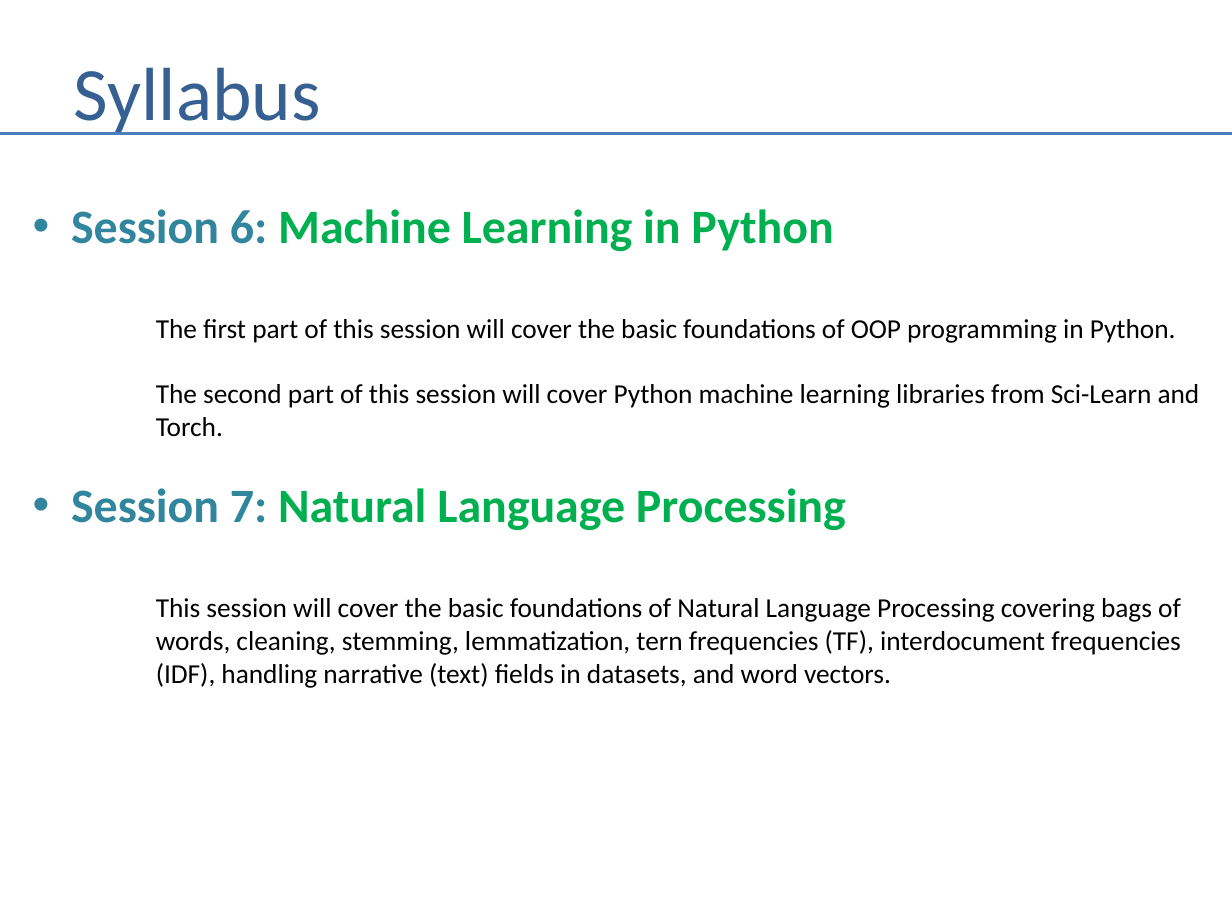
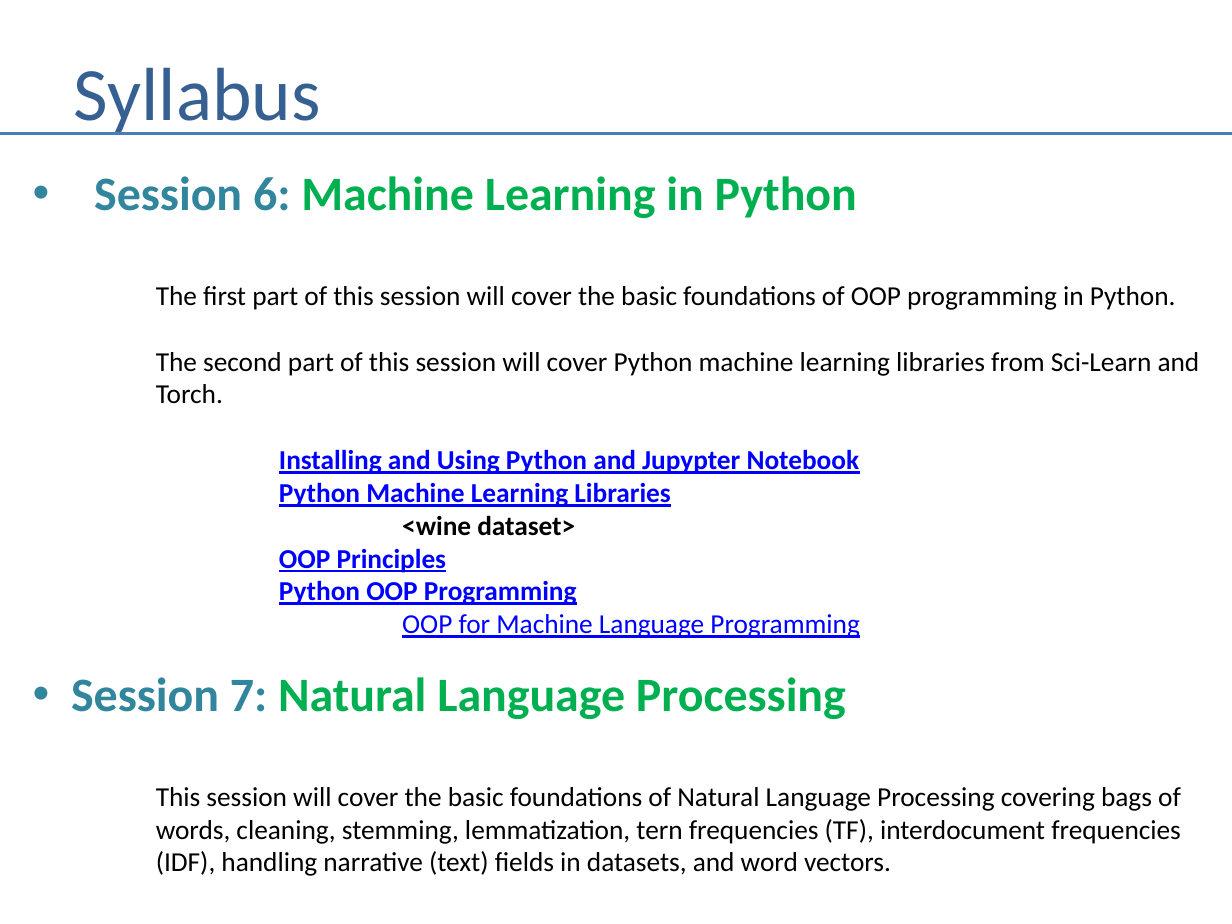
Before and after one commit to andrewferlitsch/Portland-Data-Science-Group, a slide deck: slide 8 of Presentations/AI Training Syllabus.pptx (slide 7 before the commit). Drawn at 1232x924 pixels with LibreOffice and Linux fonts; fonts in the diff are those of the drawing. Boxes give left, top, right and bottom in pixels: in the first picture for what was removed or moved away, otherwise in the second. Text is boxed around its words. In the diff, an @@ line names an element or a change of style, - is before the commit and + after.

Commit message:
updates to syllabus

```diff
--- a/Presentations/AI Training Syllabus.pptx
+++ b/Presentations/AI Training Syllabus.pptx
@@ text at (94,176,857,218): indent changed @@
@@ text at (279,449,860,638): paragraphs added @@
+Installing and Using Python and Jupypter Notebook
+Python Machine Learning Libraries
+<wine dataset>
+OOP Principles
+Python OOP Programming
+OOP for Machine Language Programming
```
Also in this commit, not shown: 4 other slides changed, 1 slide added, 1 other file.
